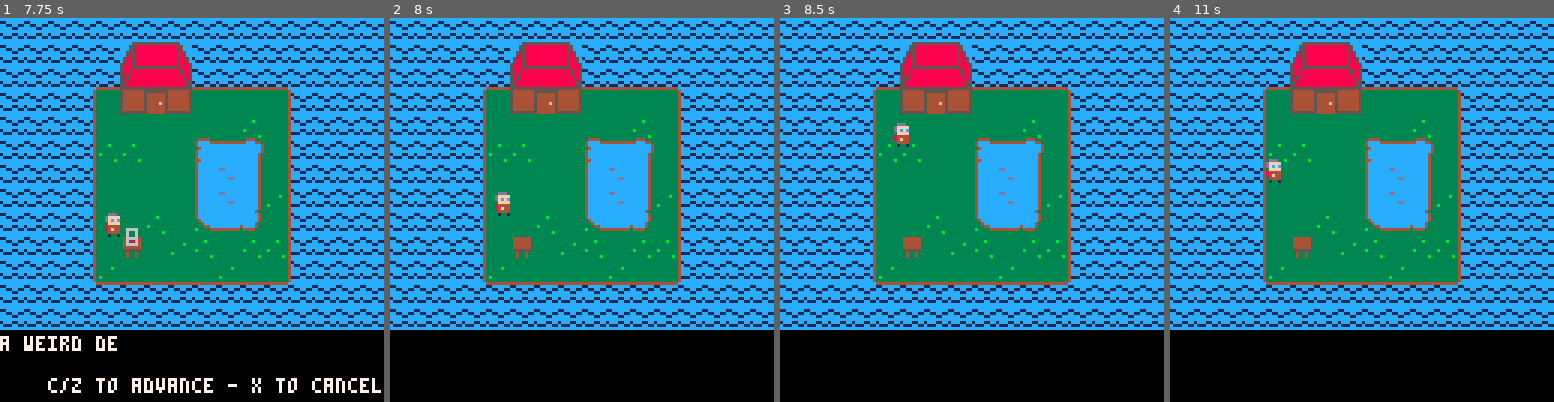
Above: before the commit, frames 1-4 (left to right).
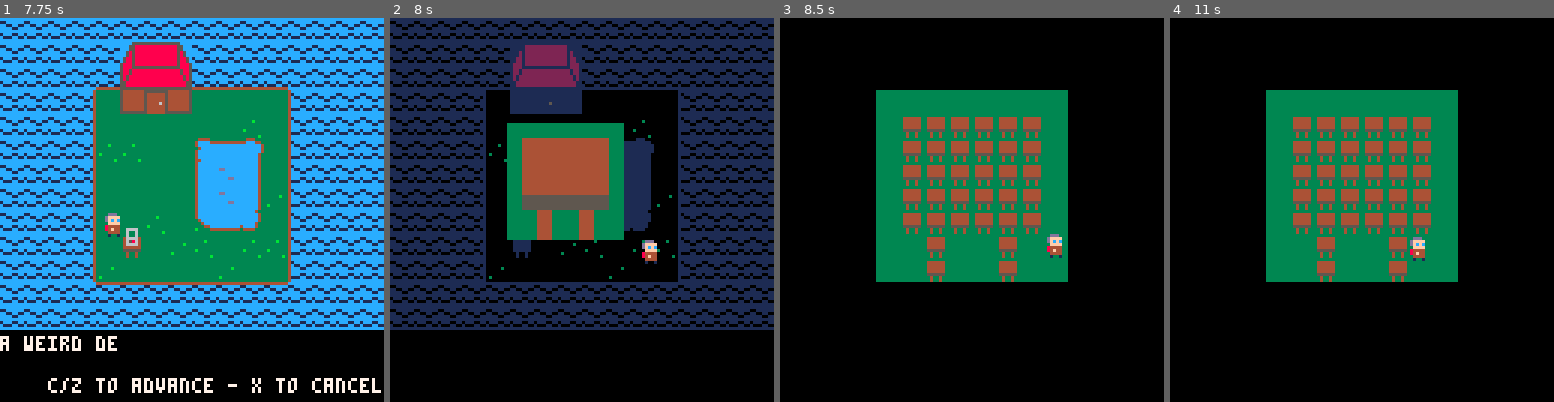
Above: after the commit, the same moments.

Repository: maggo/ludum
Game: PICO-8 cartridge ludum.p8
The game is run twice, just before and just after one commit, with the same random seed, the same clock (stepped at 60 frames per second) and the same inputs.
Inputs:
- Up to frame 1 (7.75 s): tap O (Z key) at 0.33, 0.7, 1.43, 2.22, 3.1, 3.98, 4.87, 5.75, 6.63, 7.52 s; tap X (X key) at 1.07, 2.07, 2.4, 2.73, 3.07, 3.4, 3.73, 4.07, 4.4, 4.73, 5.07, 5.4, 5.73, 6.07, 6.4, 6.73, 7.07, 7.4, 7.73 s; hold Left 1.97-2.37 s; hold Down 2.42-2.82 s; hold Right 2.87-3.53 s; hold Up 3.58-4.08 s; hold Right 4.13-4.53 s; hold Down 4.58-5.08 s; hold Left 5.13-5.8 s; hold Up 5.85-6.18 s; hold Left 6.23-6.63 s; hold Down 6.68-7.08 s; hold Right from 7.13 s (still down)
- Up to frame 2 (8 s): release Right at 7.8 s; hold Up from 7.85 s (still down)
- Up to frame 3 (8.5 s): tap X (X key) at 8.07, 8.4 s; release Up at 8.35 s; tap O (Z key) at 8.4 s; hold Right from 8.4 s (still down)
- Up to frame 4 (11 s): tap X (X key) every 0.33 s from 8.73 to 10.73 s; release Right at 8.8 s; hold Down 8.85-9.35 s; tap O (Z key) at 9.28, 10.17 s; hold Left 9.4-10.07 s; hold Up 10.12-10.45 s; hold Left 10.5-10.9 s; hold Down from 10.95 s (still down)

Frame 1 is identical in both runs. In frame 2, 78% of the frame differs, in the area x 0-100%, y 0-82%; in frame 3, 66%; in frame 4, 67%.

Commit message:
Add shrinking functionality

Diff:
--- a/ludum.p8
+++ b/ludum.p8
@@ -38,6 +38,31 @@
 log = ""
 directions = {{0, -1}, {1, 0}, {0, 1}, {-1, 0}} -- table for all directions
 
+active_map = {0, 0}
+
+transition = {
+  active = false,
+  sprite = 22,
+  timer = 1,
+  origin = {x = 50, y = 50},
+  position = {x = 0, y = 0},
+  to_map = {16, 0},
+  to_player = {11, 10}
+}
+
+-- time start change duration
+function lineartween(t, b, c, d)
+  return c*t/d+b
+end
+
+function inoutquad(t, b, c, d)
+  t = t / d * 2
+  if t < 1 then
+    return c / 2 * t^2 + b
+  else
+    return -c / 2 * ((t - 1) * (t - 3) - 1) + b
+  end
+end
 
 -- make an actor
 -- and add to global collection
@@ -84,7 +109,7 @@
  pl = make_actor(8,8)
  pl.spr = 1
  pl.bounce = 0
- pl.hasGb = false
+ pl.hasgb = false
  pl.name = 'player'
 
  gb = make_actor(5.5,9)
@@ -99,7 +124,7 @@
 function solid(x, y)
 
  -- grab the cell value
- val=mget(x, y)
+ val=mget(active_map[1] + x, active_map[2] + y)
 
  -- check if flag 1 is set (the
  -- orange toggle button in the
@@ -234,12 +259,12 @@
 function interact_player()
   if (btnp(4)) then
     -- interaction with map
-    local tile = mget(pl.x, pl.y)
+    local tile = mget(active_map[1] + pl.x, active_map[2] + pl.y)
     local interactile = nil
 
     if not fget(tile, 2) then
       for coord in all(directions) do
-        tile = mget(pl.x + coord[1], pl.y + coord[2])
+        tile = mget(active_map[1] + pl.x + coord[1], active_map[2] + pl.y + coord[2])
 
         if fget(tile, 2) then
           interactile = tile
@@ -266,6 +291,7 @@
       if (collission.name == "gameboy") then
         function take_gameboy()
           delete_actor("gameboy")
+          transition.active = true
         end
         dialog_activate(3, take_gameboy)
       end
@@ -324,6 +350,25 @@
   end
 end
 
+function update_transition()
+  sfx(2)
+  if (transition.timer < 16) then
+    transition.timer += 1
+  else
+    transition.active = false
+    active_map = transition.to_map
+  end
+  local player_origin = {
+    x = pl.x,
+    y = pl.y
+  }
+  transition.scale = lineartween(transition.timer, 1, 8 - 1, 16)
+  transition.position.x = lineartween(transition.timer, transition.origin.x, 32 - transition.origin.x, 16)
+  transition.position.y = lineartween(transition.timer, transition.origin.y, 24 - transition.origin.y, 16)
+  pl.x = lineartween(transition.timer, player_origin.x, transition.to_player[1] - player_origin.x, 16)
+  pl.y = lineartween(transition.timer, player_origin.y, transition.to_player[2] - player_origin.y, 16)
+end
+
 function _update()
   if (dialog.active) then
     update_dialog()
@@ -332,6 +377,10 @@
     interact_player()
     foreach(actors, move_actor)
   end
+
+  if (transition.active) then
+    update_transition()
+  end
 end
 
 function draw_actor(a)
@@ -340,9 +389,20 @@
   spr(a.spr + a.frame, sx, sy, 1, 1, a.flip)
 end
 
+function draw_transition()
+  zspr(transition.sprite, 1, 1, transition.position.x, transition.position.y, transition.scale)
+end
+
 function _draw()
   cls()
-  map(0,0,0,0,16,16)
+  if (transition.active) fade(transition.timer)
+  map(active_map[1],active_map[2],0,0,16,16)
+  pal()
+
+  if (transition.active) then
+    draw_transition()
+  end
+
   foreach(actors,draw_actor)
 
   print(log, 0, 0)
@@ -361,6 +421,35 @@
   dh = sh * dz
 
   sspr(sx,sy,sw,sh,dx,dy,dw,dh)
+end
+
+fadetable={
+ {0,0,0,0,0,0,0,0,0,0,0,0,0,0,0},
+ {1,1,1,1,1,1,1,0,0,0,0,0,0,0,0},
+ {2,2,2,2,2,2,1,1,1,0,0,0,0,0,0},
+ {3,3,3,3,3,3,1,1,1,0,0,0,0,0,0},
+ {4,4,4,2,2,2,2,2,1,1,0,0,0,0,0},
+ {5,5,5,5,5,1,1,1,1,1,0,0,0,0,0},
+ {6,6,13,13,13,13,5,5,5,5,1,1,1,0,0},
+ {7,6,6,6,6,13,13,13,5,5,5,1,1,0,0},
+ {8,8,8,8,2,2,2,2,2,2,0,0,0,0,0},
+ {9,9,9,4,4,4,4,4,4,5,5,0,0,0,0},
+ {10,10,9,9,9,4,4,4,5,5,5,5,0,0,0},
+ {11,11,11,3,3,3,3,3,3,3,0,0,0,0,0},
+ {12,12,12,12,12,3,3,1,1,1,1,1,1,0,0},
+ {13,13,13,5,5,5,5,1,1,1,1,1,0,0,0},
+ {14,14,14,13,4,4,2,2,2,2,2,1,1,0,0},
+ {15,15,6,13,13,13,5,5,5,5,5,1,1,0,0}
+}
+
+function fade(i)
+  for c=0,15 do
+    if flr(i+1)>=16 then
+      pal(c,0)
+    else
+      pal(c,fadetable[c+1][flr(i+1)])
+    end
+  end
 end
 
 __gfx__
@@ -500,14 +589,14 @@
 1515151515151515151515151515151500000000000000000000000000000000000000000000000000000000000000000000000000000000000000000000000000000000000000000000000000000000000000000000000000000000000000000000000000000000000000000000000000000000000000000000000000000000
 151515151508190b151515151515151500000000000000000000000000000000000000000000000000000000000000000000000000000000000000000000000000000000000000000000000000000000000000000000000000000000000000000000000000000000000000000000000000000000000000000000000000000000
 151515151407090a141414141515151500000000000000000000000000000000000000000000000000000000000000000000000000000000000000000000000000000000000000000000000000000000000000000000000000000000000000000000000000000000000000000000000000000000000000000000000000000000
-151515042318171a232323230515151500000000000000000000000000000000000000000000000000000000000000000000000000000000000000000000000000000000000000000000000000000000000000000000000000000000000000000000000000000000000000000000000000000000000000000000000000000000
-1515150423232323232303230515151500000000000000000000000000000000000000000000000000000000000000000000000000000000000000000000000000000000000000000000000000000000000000000000000000000000000000000000000000000000000000000000000000000000000000000000000000000000
-1515150403032323252826230515151500000000000000000000000000000000000000000000000000000000000000000000000000000000000000000000000000000000000000000000000000000000000000000000000000000000000000000000000000000000000000000000000000000000000000000000000000000000
-1515150423232323392729230515151500000000000000000000000000000000000000000000000000000000000000000000000000000000000000000000000000000000000000000000000000000000000000000000000000000000000000000000000000000000000000000000000000000000000000000000000000000000
-1515150423232323392729130515151500000000000000000000000000000000000000000000000000000000000000000000000000000000000000000000000000000000000000000000000000000000000000000000000000000000000000000000000000000000000000000000000000000000000000000000000000000000
-1515150423230323353836230515151500000000000000000000000000000000000000000000000000000000000000000000000000000000000000000000000000000000000000000000000000000000000000000000000000000000000000000000000000000000000000000000000000000000000000000000000000000000
-1515150423162313032303030515151500000000000000000000000000000000000000000000000000000000000000000000000000000000000000000000000000000000000000000000000000000000000000000000000000000000000000000000000000000000000000000000000000000000000000000000000000000000
-1515150413232323231323230515151500000000000000000000000000000000000000000000000000000000000000000000000000000000000000000000000000000000000000000000000000000000000000000000000000000000000000000000000000000000000000000000000000000000000000000000000000000000
+151515042318171a232323230515151500000000232323232323232300000000000000000000000000000000000000000000000000000000000000000000000000000000000000000000000000000000000000000000000000000000000000000000000000000000000000000000000000000000000000000000000000000000
+1515150423232323232303230515151500000000231616161616162300000000000000000000000000000000000000000000000000000000000000000000000000000000000000000000000000000000000000000000000000000000000000000000000000000000000000000000000000000000000000000000000000000000
+1515150403032323252826230515151500000000231616161616162300000000000000000000000000000000000000000000000000000000000000000000000000000000000000000000000000000000000000000000000000000000000000000000000000000000000000000000000000000000000000000000000000000000
+1515150423232323392729230515151500000000231616161616162300000000000000000000000000000000000000000000000000000000000000000000000000000000000000000000000000000000000000000000000000000000000000000000000000000000000000000000000000000000000000000000000000000000
+1515150423232323392729130515151500000000231616161616162300000000000000000000000000000000000000000000000000000000000000000000000000000000000000000000000000000000000000000000000000000000000000000000000000000000000000000000000000000000000000000000000000000000
+1515150423230323353836230515151500000000231616161616162300000000000000000000000000000000000000000000000000000000000000000000000000000000000000000000000000000000000000000000000000000000000000000000000000000000000000000000000000000000000000000000000000000000
+1515150423162313032303030515151500000000232316232316232300000000000000000000000000000000000000000000000000000000000000000000000000000000000000000000000000000000000000000000000000000000000000000000000000000000000000000000000000000000000000000000000000000000
+1515150413232323231323230515151500000000232316232316232300000000000000000000000000000000000000000000000000000000000000000000000000000000000000000000000000000000000000000000000000000000000000000000000000000000000000000000000000000000000000000000000000000000
 1515151524242424242424241515151500000000000000000000000000000000000000000000000000000000000000000000000000000000000000000000000000000000000000000000000000000000000000000000000000000000000000000000000000000000000000000000000000000000000000000000000000000000
 1515151515151515151515151515151500000000000000000000000000000000000000000000000000000000000000000000000000000000000000000000000000000000000000000000000000000000000000000000000000000000000000000000000000000000000000000000000000000000000000000000000000000000
 0000000000000000000000000000000000000000000000000000000000000000000000000000000000000000000000000000000000000000000000000000000000000000000000000000000000000000000000000000000000000000000000000000000000000000000000000000000000000000000000000000000000000000
Not shown, changed: the sound effects (__sfx__) section of ludum.p8
Not shown, changed: index.js
